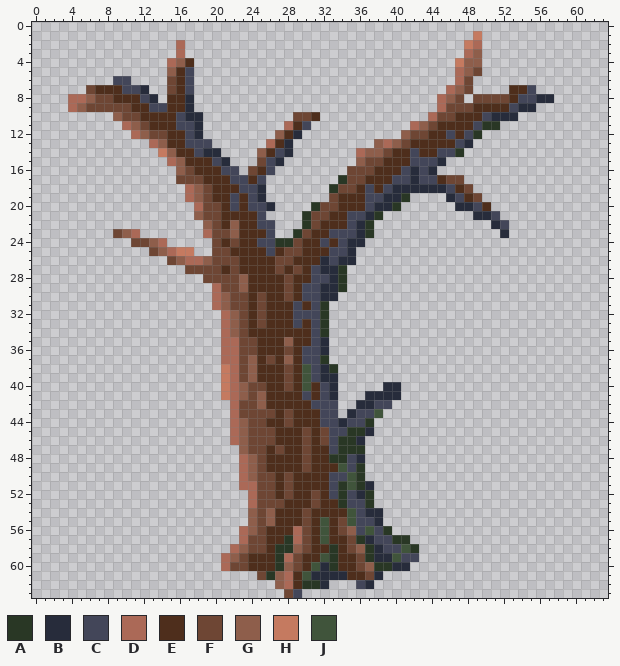
Two states of a pixel-art file, assets/aseprite/dead_tree.aseprite. This is how it looked before the edit.
64x64 pixels, 1 frame.
Palette (. is transparent): A #293725  B #272c3b  C #434659  D #ab6957  E #4e2e1c  F #6e4634  G #8e5e4b  H #c57a60  J #40543b
The same view after the edit:
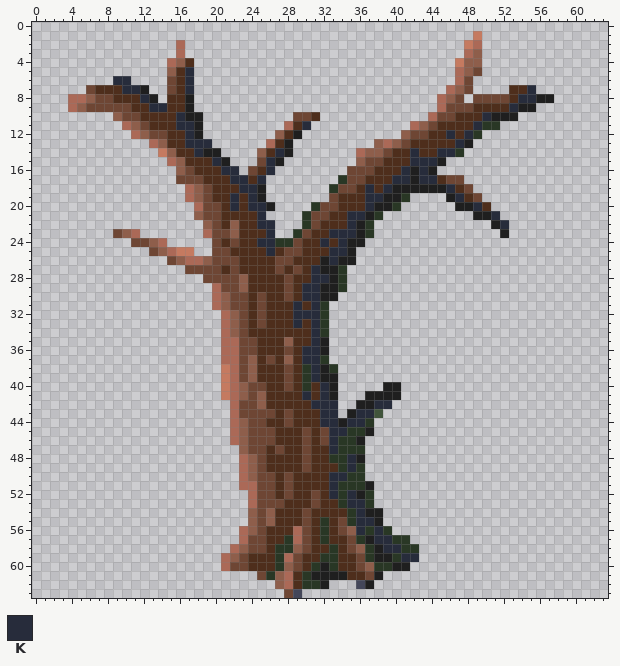
Colours new in this view: K #272c3b
The author wrote: Make tree shadow harsher
The edit:
@@ palette @@
-B #272c3b
+B #1f1f1f
@@ x 0..63 @@
  4 ...............DGE.............................HGG..............
- 5 ...............GEC.............................DGF..............
- 6 .........CC....FEC.............................DF...............
- 7 ......FEEECCB..FEC............................DGF....EEC........
- 8 ....DDGFFEEECB.EEB...........................DGF.FFFFECCBB......
- 9 ....DGFFFFFEECCEEB...........................DFFFEEEECBB........
-10 .........GFFEEEECBB..........FFE............DFFEEECBBB..........
-11 ..........DGFEEECCB.........DEC...........DGFEEEECAA............
-12 ...........DGFFEECB........GEB...........GFFEECECA..............
-13 .............DGEECCC......DEB.........GDGFEEEEECB...............
-14 ..............HGEECBB....GECB.......DGGFEECEECCA................
-15 ...............DGEEECB...FCB........GFFEEECCCB..................
-16 ................GFEEECC.FEC........FFFEEECBCB...................
-17 ................FFFEEECCEC........AFFEEECCBCCEFF................
-18 .................DGFEEECCB.......AFFECECBBBBBBCEF...............
-19 .................DGFEECECB.......FEEECCBBA....BCEF..............
-20 ..................DFFECECCB....AFFEEECBBA......BBCE.............
-21 ..................GFFEEEEC....AFFEECCBA..........BBC............
-22 ...................GFEGEECC...AFEEECBA.............BC...........
-23 .........FGD.......DFFGEEEC..AFEECCCBA..............B...........
-24 ...........FFGD.....FEFEECCAAFEECECBB...........................
-25 .............FGDHH..FFEEEECEFFEEECCB............................
-26 ...............FGDDGFFFEEEEFFEEEBCBB............................
-27 .................FFFFEFEEEEFEFECBBA.............................
-28 ...................FFFFGEEEEFEECCBA.............................
-29 ....................DFFGEEEEFECCBBA.............................
-30 ....................DGFFEFEEFECCBB..............................
-31 ....................DGFFEFEEECECA...............................
-32 .....................DGFEFEEECCCA...............................
-33 .....................DGFEFEEECECA...............................
-34 .....................DGFEEEEEEECA...............................
-35 .....................DDFFEEEGEECB...............................
-36 .....................DDFFEEEFECCB...............................
-37 .....................DDFGEFEGECCA...............................
-38 .....................HDFGEEEFEJCBA..............................
-39 .....................HDFGEEEFEJCBB..............................
-40 .....................HDGFFEEFEJECB.....BB.......................
-41 .....................HDGFGEEEECECB...BBBB.......................
-42 ......................DFFGEEEEECCC..BBCC........................
-43 ......................DFFFFEFEEECC.BCCJ.........................
-44 ......................DGFFEEFEEECCBCCA..........................
-45 ......................DGFFFEEEFEFCCAAB..........................
-46 ......................DGFFFEEEFEFCAAB...........................
-47 .......................GFFEFEEFEECAAA...........................
-48 .......................DGFEEEEFEEAACB...........................
-49 .......................DGFEEEEFEEEJCA...........................
-50 .......................DGFFEFEEEECCJA...........................
-51 .......................DDFFEFEEEECAJAB..........................
-52 ........................DFFEFEEFECACBA..........................
-53 ........................DFFFEEEFEEACCA..........................
-54 ........................GFGEEEFEEEEJCBB.........................
-55 ........................GFGEEEFEJEFJCCB.........................
-56 .......................DGFEEEDFEJEFGCJCA........................
-57 .......................DFFEEADFEJEEFABCCAA......................
-58 ......................DGFFEAAGFEEAEFGABCCJA.....................
-59 .....................DGFEEEADFEEJAEEFABBJCC.....................
-60 .....................DFFEEEAGFEJBAEEFGAABB......................
-61 .........................FAGDEJBBBBEEFB.........................
+ 5 ...............GEK.............................DGF..............
+ 6 .........KK....FEK.............................DF...............
+ 7 ......FEEEKKB..FEK............................DGF....EEK........
+ 8 ....DDGFFEEEKB.EEB...........................DGF.FFFFEKKBB......
+ 9 ....DGFFFFFEEKKEEB...........................DFFFEEEEKBB........
+10 .........GFFEEEEKBB..........FFE............DFFEEEKBBB..........
+11 ..........DGFEEEKKB.........DEK...........DGFEEEEKAA............
+12 ...........DGFFEEKB........GEB...........GFFEEKEKA..............
+13 .............DGEEKKK......DEB.........GDGFEEEEEKB...............
+14 ..............HGEEKBB....GEKB.......DGGFEEKEEKKA................
+15 ...............DGEEEKB...FKB........GFFEEEKKKB..................
+16 ................GFEEEKK.FEK........FFFEEEKBKB...................
+17 ................FFFEEEKKEK........AFFEEEKKBKKEFF................
+18 .................DGFEEEKKB.......AFFEKEKBBBBBBKEF...............
+19 .................DGFEEKEKB.......FEEEKKBBA....BKEF..............
+20 ..................DFFEKEKKB....AFFEEEKBBA......BBKE.............
+21 ..................GFFEEEEK....AFFEEKKBA..........BBK............
+22 ...................GFEGEEKK...AFEEEKBA.............BK...........
+23 .........FGD.......DFFGEEEK..AFEEKKKBA..............B...........
+24 ...........FFGD.....FEFEEKKAAFEEKEKBB...........................
+25 .............FGDHH..FFEEEEKEFFEEEKKB............................
+26 ...............FGDDGFFFEEEEFFEEEBKBB............................
+27 .................FFFFEFEEEEFEFEKBBA.............................
+28 ...................FFFFGEEEEFEEKKBA.............................
+29 ....................DFFGEEEEFEKKBBA.............................
+30 ....................DGFFEFEEFEKKBB..............................
+31 ....................DGFFEFEEEKEKA...............................
+32 .....................DGFEFEEEKKKA...............................
+33 .....................DGFEFEEEKEKA...............................
+34 .....................DGFEEEEEEEKA...............................
+35 .....................DDFFEEEGEEKB...............................
+36 .....................DDFFEEEFEKKB...............................
+37 .....................DDFGEFEGEKKA...............................
+38 .....................HDFGEEEFEAKBA..............................
+39 .....................HDFGEEEFEAKBB..............................
+40 .....................HDGFFEEFEAEKB.....BB.......................
+41 .....................HDGFGEEEEKEKB...BBBB.......................
+42 ......................DFFGEEEEEKKK..BBKK........................
+43 ......................DFFFFEFEEEKK.BKKJ.........................
+44 ......................DGFFEEFEEEKKBKKA..........................
+45 ......................DGFFFEEEFEFKKAAB..........................
+46 ......................DGFFFEEEFEFKAAB...........................
+47 .......................GFFEFEEFEEKAAA...........................
+48 .......................DGFEEEEFEEAAKB...........................
+49 .......................DGFEEEEFEEEAKA...........................
+50 .......................DGFFEFEEEEKKAA...........................
+51 .......................DDFFEFEEEEKAAAB..........................
+52 ........................DFFEFEEFEKAKBA..........................
+53 ........................DFFFEEEFEEAKKA..........................
+54 ........................GFGEEEFEEEEAKBB.........................
+55 ........................GFGEEEFEAEFAKKB.........................
+56 .......................DGFEEEDFEAEFGKAKA........................
+57 .......................DFFEEADFEAEEFABKKAA......................
+58 ......................DGFFEAAGFEEAEFGABKKAA.....................
+59 .....................DGFEEEADFEEAAEEFABBAKK.....................
+60 .....................DFFEEEAGFEABAEEFGAABB......................
+61 .........................FAGDEABBBBEEFB.........................
 62 ...........................GDEAAB...CB..........................
Boxes around the changes in both pictures, in picture pixels (x1, y1, x2, y2):
changed: (113, 67, 554, 589)
